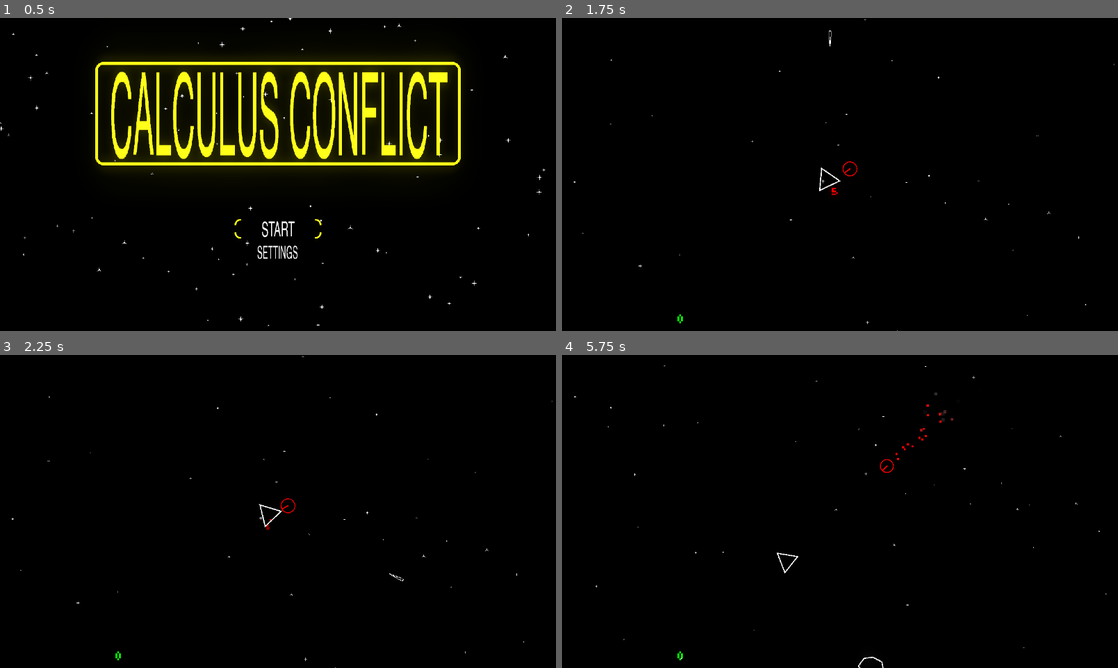
Above: before the commit, frames 1-4 (two rows, left to right).
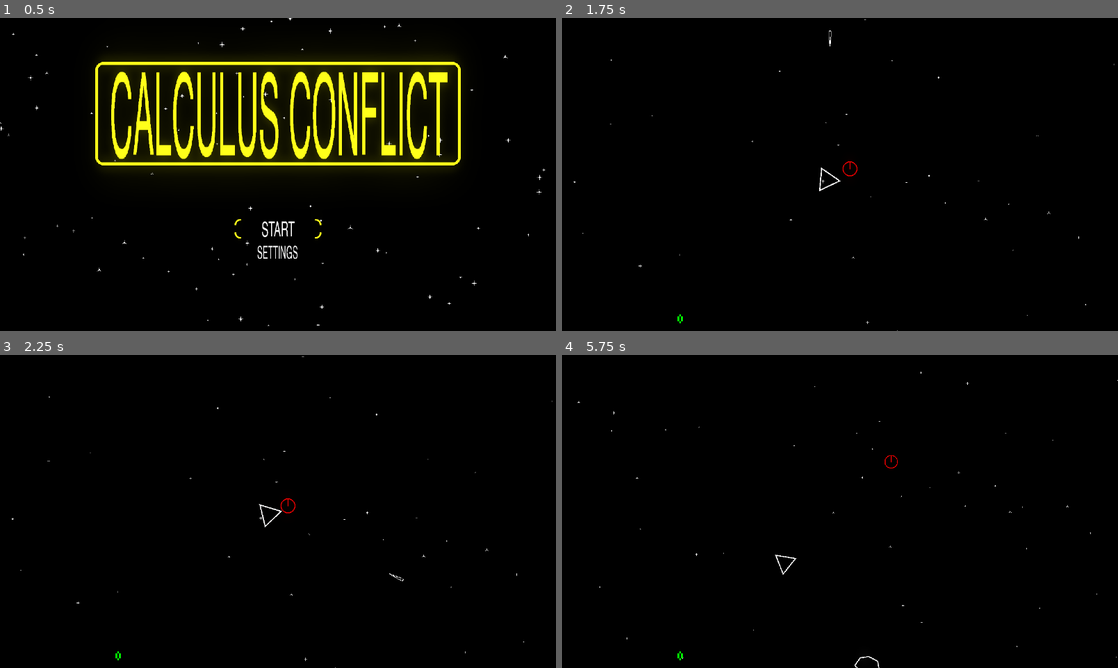
Above: after the commit, the same moments.

Repository: KristoferKoehn/CalculusConflict
Game: Godot game, scene res://Game.tscn
Same seed, same stepped clock (60 frames per second), same inputs: the game is played once before the commit and once after it.
Inputs (mouse positions are in pixels of both pictures, inside the frame that each line leads up to):
- Up to frame 1 (0.5 s): no input
- Up to frame 2 (1.75 s): click (840, 227) at 0.5 s; tap Enter at 1.25 s; hold D (turn_right) from 1.28 s (still down); hold Space (shoot) from 1.28 s (still down)
- Up to frame 3 (2.25 s): release D (turn_right) at 2.03 s; release Space (shoot) at 2.03 s; hold A (turn_left) from 2.03 s (still down); tap Space (shoot) at 2.1 s
- Up to frame 4 (5.75 s): release A (turn_left) at 2.78 s; hold D (turn_right) 2.78-3.53 s; hold Space (shoot) 2.78-3.53 s; hold W (thrust) 3.53-4.28 s; tap Space (shoot) at 3.6, 5.1 s; hold Space (shoot) 4.28-5.03 s; hold A (turn_left) from 4.28 s (still down)

Frame 1 is identical in both runs. In frame 2, less than 0.1% of the frame differs, in the area x 48-54%, y 45-57%; in frame 3, less than 0.1%; in frame 4, 0.4%, in the area x 2-100%, y 3-100%.

Commit message:
sync push

Diff:
--- a/Game.gd
+++ b/Game.gd
@@ -1,5 +1,6 @@
 extends Node2D
 
+var default_ship_scene = load("res://characters/default_ship.tscn")
 var arena = load("res://levels/Arena_Level.tscn")
 var start_screen = load("res://levels/start_screen.tscn")
 var current_scene = null
@@ -8,6 +9,7 @@
 var current_players = 1
 var player_colors = []
 var player_scores = [0,0,0,0,0,0]
+var player_ships = []
 
 var iff_matrix = [[0,1,1,1,1,1,1,1],
 [1,0,0,0,0,0,0,1],
@@ -19,6 +21,7 @@
 [1,1,1,1,1,1,1,0]]
 
 func _ready():
+	player_ships.append(default_ship_scene.instance())
 	player_colors.append(Color(0,1.2,0,1))
 	player_colors.append(Color(1.15,0,1.15,1))
 
--- a/Game.tscn
+++ b/Game.tscn
@@ -1,6 +1,10 @@
-[gd_scene load_steps=2 format=2]
+[gd_scene load_steps=3 format=2]
 
+[ext_resource path="res://event_manager.gd" type="Script" id=1]
 [ext_resource path="res://Game.gd" type="Script" id=6]
 
 [node name="Game" type="Node2D"]
 script = ExtResource( 6 )
+
+[node name="event_manager" type="Node" parent="."]
+script = ExtResource( 1 )
--- a/entity/ship_controllers/player_control.gd
+++ b/entity/ship_controllers/player_control.gd
@@ -3,11 +3,12 @@
 var player_ship = null
 # Called when the node enters the scene tree for the first time.
 func _ready():
-	player_ship = get_node("ship")
+	pass
+
+func set_player(index, ship_node):
+	self.add_child(ship_node)
+	player_ship = ship_node
 	player_ship.add_to_group("player")
-	set_player_index(1)
-
-func set_player_index(index):
 	player_ship.iff_index = index
 
 # Called every frame. 'delta' is the elapsed time since the previous frame.
--- /dev/null
+++ b/event_manager.gd
@@ -0,0 +1,16 @@
+extends Node
+
+
+# Declare member variables here. Examples:
+# var a = 2
+# var b = "text"
+
+
+# Called when the node enters the scene tree for the first time.
+func _ready():
+	pass # Replace with function body.
+
+
+# Called every frame. 'delta' is the elapsed time since the previous frame.
+#func _process(delta):
+#	pass
--- a/levels/Arena_Level.tscn
+++ b/levels/Arena_Level.tscn
@@ -10,7 +10,6 @@
 [ext_resource path="res://entity/ship_controllers/player_control.tscn" type="PackedScene" id=8]
 [ext_resource path="res://entity/ship_controllers/enemy_seek.tscn" type="PackedScene" id=9]
 [ext_resource path="res://characters/small_drone.tscn" type="PackedScene" id=10]
-
 
 [sub_resource type="Environment" id=1]
 background_mode = 4
@@ -29,7 +28,6 @@
 [node name="player_control" parent="." instance=ExtResource( 8 )]
 
 [node name="ship" parent="player_control" instance=ExtResource( 1 )]
-burst = 1
 
 [node name="MultiTargetCamera" parent="." instance=ExtResource( 4 )]
 process_mode = 0
Not shown, added: .mono/metadata/ide_messaging_meta.txt
